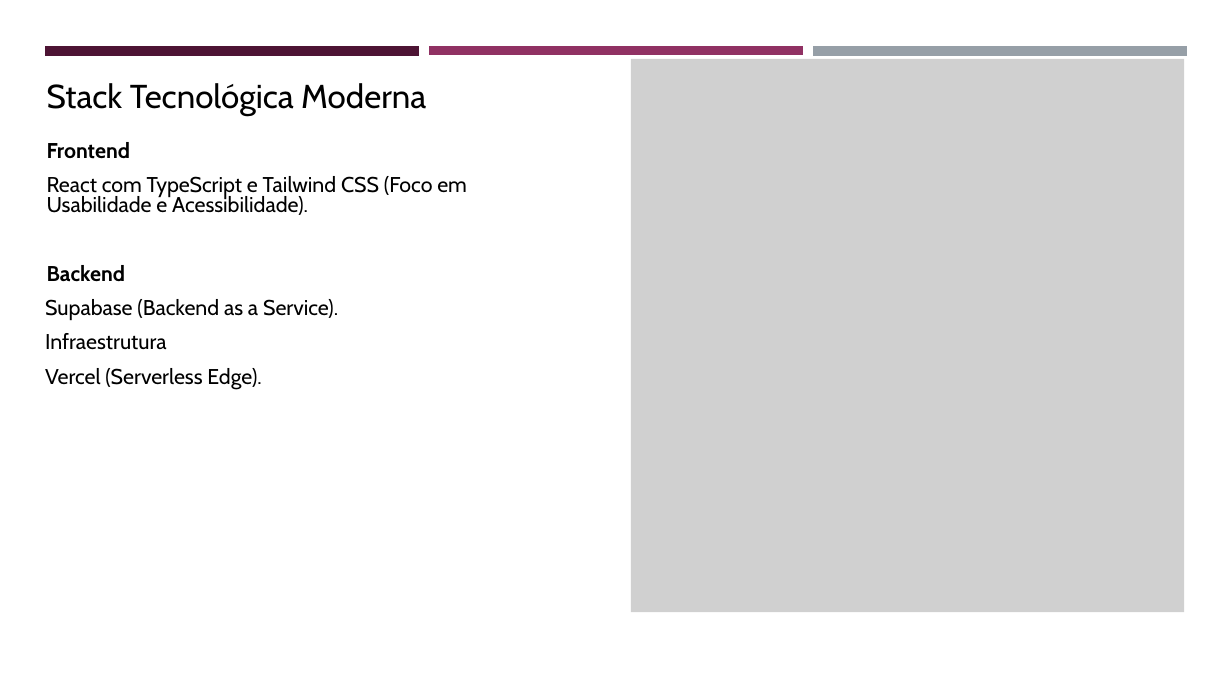
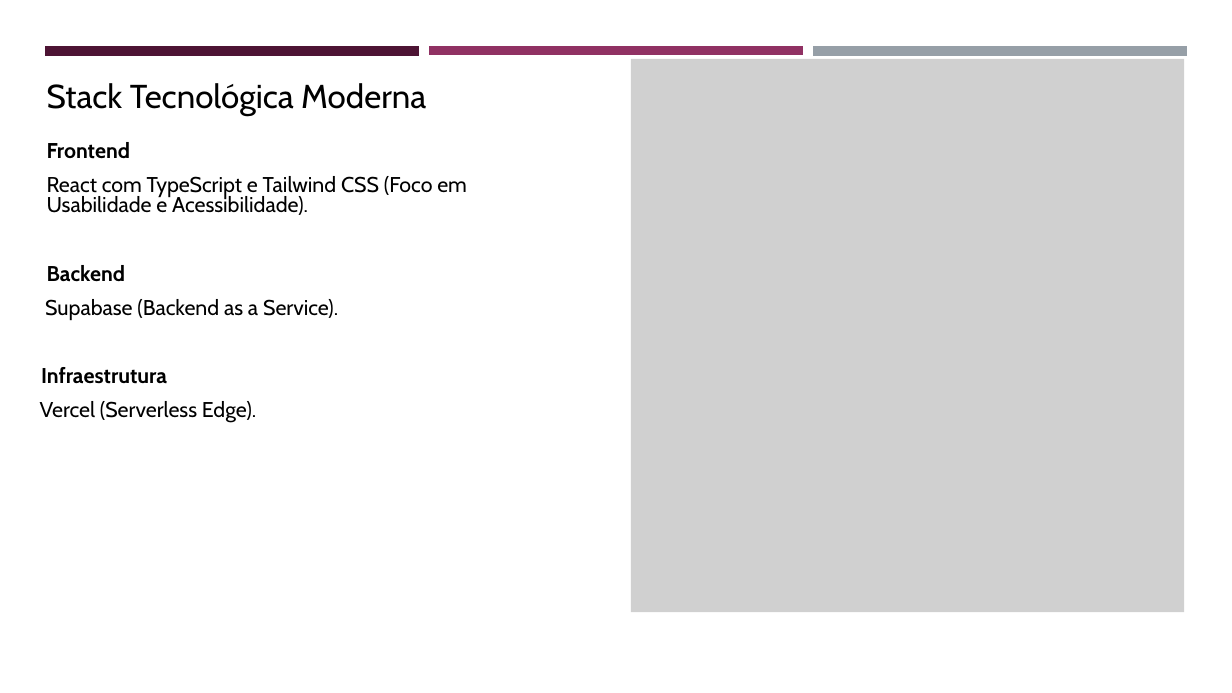
Before and after one commit to z12guilherme/gestao_atipicos, a slide deck: slide 7 of tcc/TCC - Slides.pptx. Drawn at 1232x693 pixels with LibreOffice and Linux fonts; fonts in the diff are those of the drawing; grey boxes stand for pictures. Boxes give left, top, right and bottom in pixels: in the first picture for what was removed or moved away, otherwise in the second. Text is boxed around its words. In the diff, an @@ line names an element or a change of style, - is before the commit and + after.

Commit message:
\Slides

```diff
--- a/tcc/TCC - Slides.pptx
+++ b/tcc/TCC - Slides.pptx
@@ text "Infraestrutura": place and size @@
-text "Infraestrutura" at [45, 333, 166, 350]
+text "Infraestrutura" at [41, 367, 167, 384]
@@ text "Infraestrutura" at [41, 367, 167, 384]: bold on @@
@@ text "Vercel (Serverless Edge).": place and size @@
-text "Vercel (Serverless Edge)." at [45, 368, 261, 390]
+text "Vercel (Serverless Edge)." at [40, 401, 256, 423]
```
Also in this commit, not shown: 1 other file.
